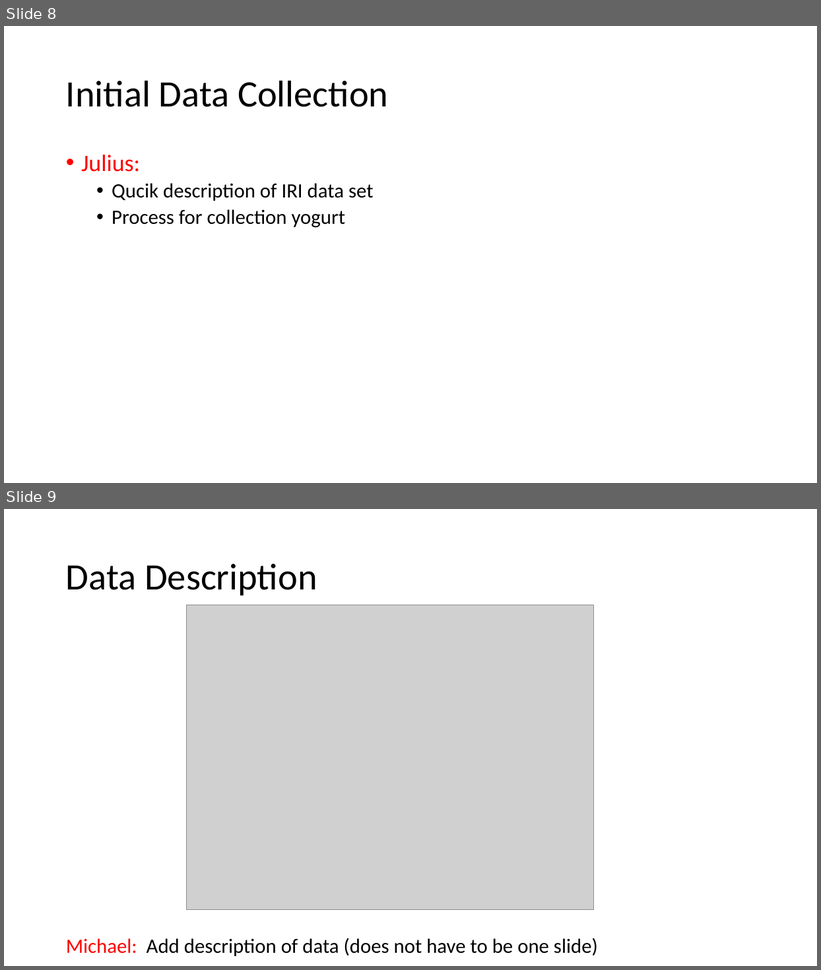
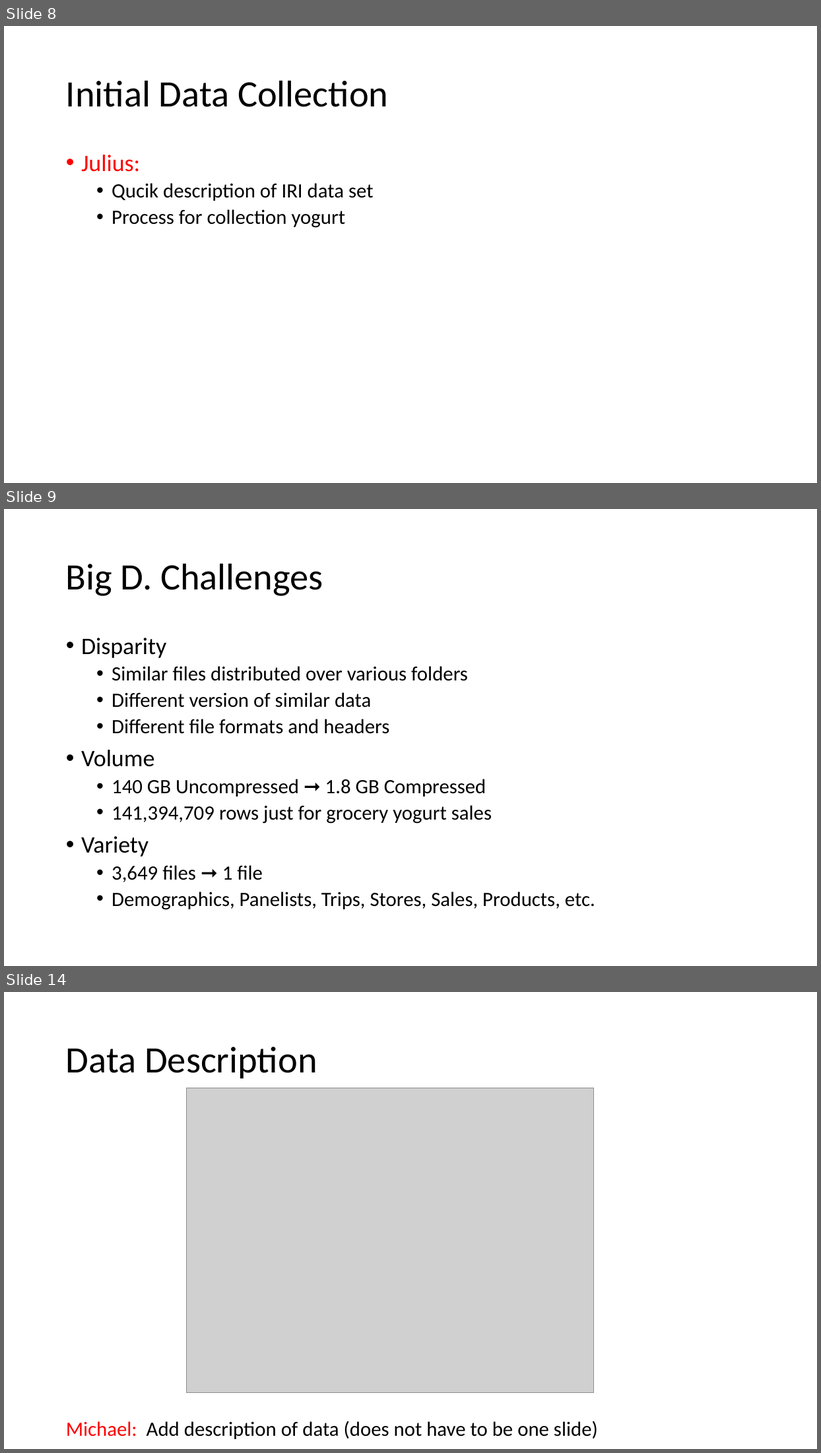
Before and after one commit to mGalarnyk/Machine_Learning_Froyo, a slide deck: Current_Powerpoint/Froyo_v2.pptx. Shown one above the other, each under a label of ours: slides 8 and 9 before the commit, slides 8, 9 and 14 after it; the slides between them are not shown. The pictures are 821x970 and 821x1453 pixels, drawn with LibreOffice and Linux fonts; fonts in the diff are those of the drawing; grey boxes stand for pictures. Boxes give left, top, right and bottom in pixels: in the first picture for what was removed or moved away, otherwise in the second. Text is boxed around its words. In the diff, an @@ line names an element or a change of style, - is before the commit and + after.

```diff
--- a/Current_Powerpoint/Froyo_v2.pptx
+++ b/Current_Powerpoint/Froyo_v2.pptx
@@ slide 9 added at bbox=[4, 509, 817, 966], background #FFFFFF @@
@@ title added at bbox=[66, 563, 323, 596], 44 pt, text #000000 @@
+Big D. Challenges
@@ text added at bbox=[81, 638, 595, 910], 24 pt, text #000000 @@
+• Disparity
+  • Similar files distributed over various folders
+  • Different version of similar data
+  • Different file formats and headers
+• Volume
+  • 140 GB Uncompressed ➞ 1.8 GB Compressed
+  • 141,394,709 rows just for grocery yogurt sales
+• Variety
+  • 3,649 files ➞ 1 file
+  • Demographics, Panelists, Trips, Stores, Sales, Products, etc.
@@ what was slide 9 is now slide 14 @@
```
Also in this commit, not shown: 4 other slides added, 1 other file.
